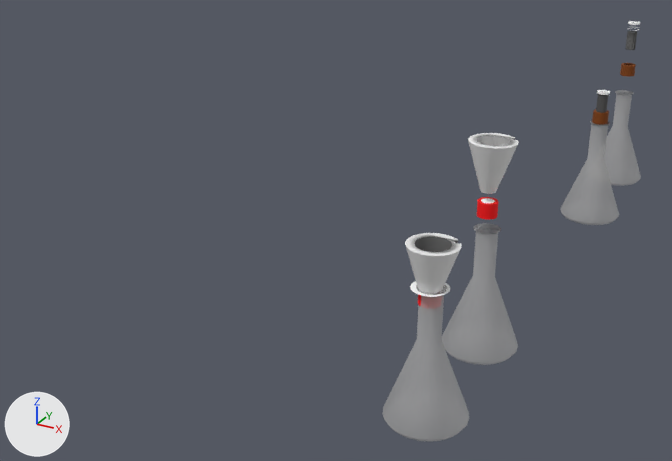
The COLLADA model 3D Model Ideas.dae as it was, and as the next commit left it.
Before and after are seen from a camera (50 mm lens) standing at (1.0, -3.79, 10.39) and looking at (-9.92, 16.06, 0.46). The axes (+X, +Y, +Z) are drawn at lower left. The lights are the same throughout. Where no turn or scale is listed for an object, it has been applied to the vertices. Vertices at the same position are counted once.

In view in the first picture: 'Conical_Flask', 'Conical_Flask.001', 'Conical_Flask.002', 'Conical_Flask.003', 'SketchUp', 'group_0', 'group_1'.
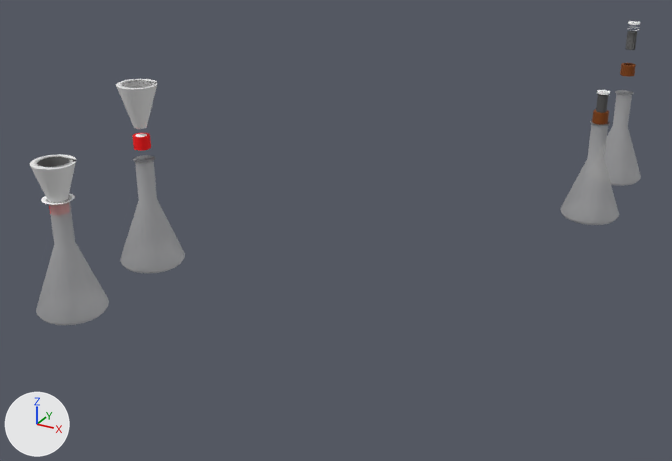
Changed parts and their boxes [x1, y1, x2, y2] in the pictures (672 x 461 px; the box of a moved part takes in the faces that stretch with it):
'Conical_Flask', moved: before [382, 285, 469, 442]; after [36, 196, 109, 325]
'Conical_Flask.001', moved: before [442, 223, 518, 365]; after [120, 155, 185, 274]
'group_0', moved: before [405, 233, 462, 293]; after [30, 154, 76, 202]
'group_1', moved: before [468, 133, 519, 194]; after [116, 79, 157, 129]
'SketchUp', reshaped (160% wider, 32% shorter): before [410, 21, 640, 307]; after [41, 21, 640, 214]
part 1 of me_sketchup, moved or reshaped: before [410, 281, 450, 307]; after [41, 193, 75, 214]
part 2 of me_sketchup, moved or reshaped: before [477, 197, 498, 220]; after [133, 133, 151, 151]

What changed in the scene script:
```text
Change me_sketchup:
    where me_sketchup.from_pydata(...)  # 845 vertices, 1334 faces; spans x -5.0..-4.3, y 9.7..25.2, z 2.5..4.9
    used by ob_sketchup; location = (0.0, 0.0, 0.0)
    me_sketchup part 1: the loose piece of 136 vertices spanning x -5.0..-4.3, y 9.7..10.4, z 2.5..2.8 is moved by (-8.9, 0.0, 0.0)
    me_sketchup part 2: the loose piece of 88 vertices spanning x -5.0..-4.5, y 12.8..13.2, z 3.1..3.4 is moved by (-8.9, 0.0, 0.0)
Change ob_group_0:
    ob_group_0.location: (-4.16, 10.49, 3.65) -> (-13.08, 10.49, 3.65)
Change ob_group_1:
    ob_group_1.location: (-4.22, 13.46, 4.68) -> (-13.14, 13.46, 4.68)
Change ob_conical_flask:
    ob_conical_flask.location: (-5.49, 9.218, 0.0) -> (-14.41, 9.218, 0.0)
Change ob_conical_flask_001:
    ob_conical_flask_001.location: (-5.547, 12.19, 0.0) -> (-14.47, 12.19, 0.0)
```
